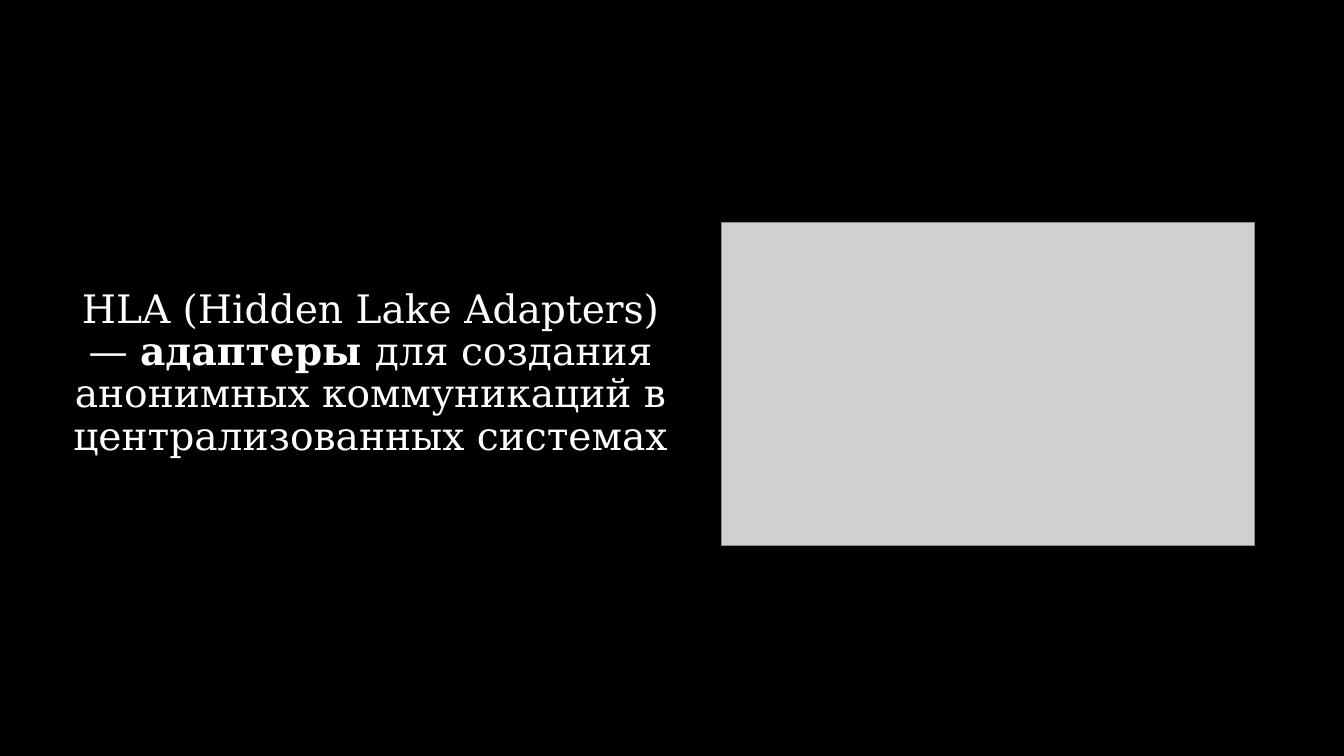
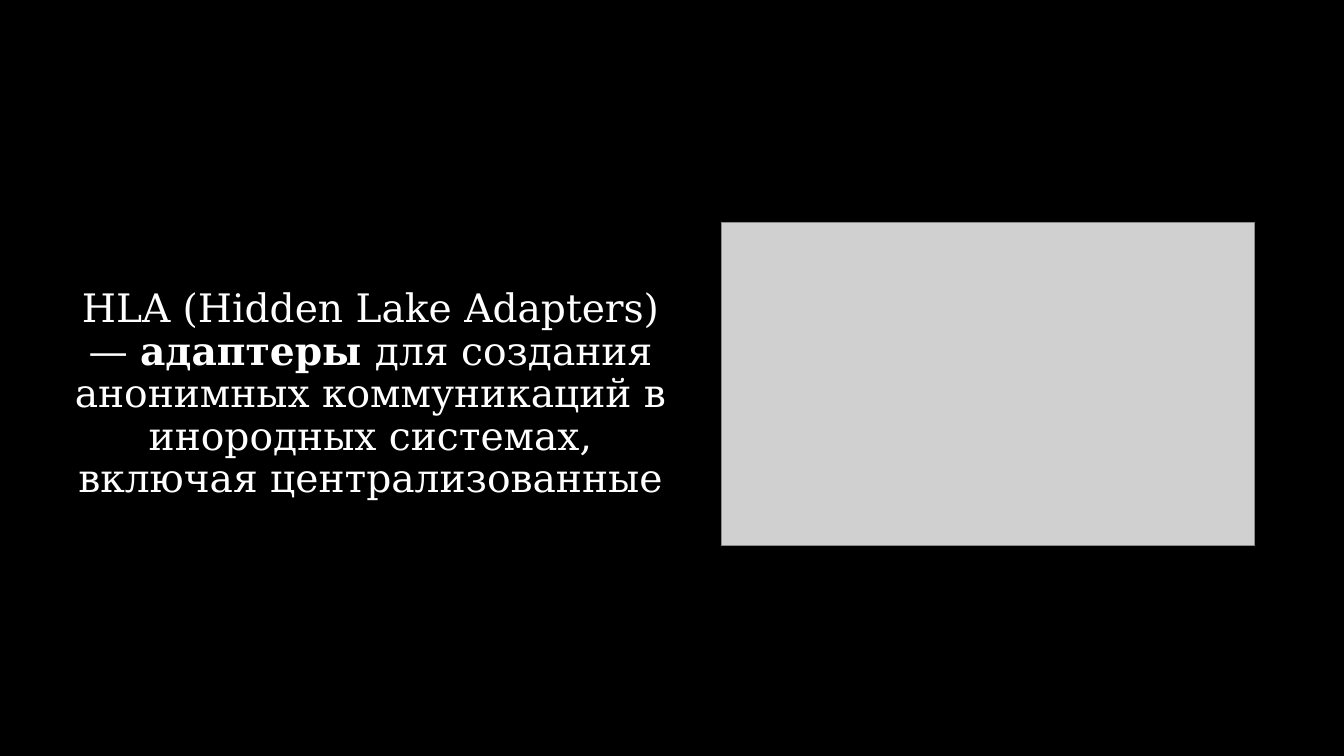
Before and after one commit to number571/go-peer, a slide deck: slide 19 of docs/hidden_lake_anonymous_network_view.pptx. Drawn at 1344x756 pixels with LibreOffice and Linux fonts; fonts in the diff are those of the drawing; grey boxes stand for pictures. Boxes give left, top, right and bottom in pixels: in the first picture for what was removed or moved away, otherwise in the second. Text is boxed around its words. In the diff, an @@ line names an element or a change of style, - is before the commit and + after.

```diff
--- a/docs/hidden_lake_anonymous_network_view.pptx
+++ b/docs/hidden_lake_anonymous_network_view.pptx
@@ text at (75,292,666,500): text changed @@
-HLA (Hidden Lake Adapters) — адаптеры для создания анонимных коммуникаций в централизованных системах
+HLA (Hidden Lake Adapters) — адаптеры для создания анонимных коммуникаций в инородных системах, включая централизованные
```
Also in this commit, not shown: 5 other slides changed, 1 slide added, 3 other files.
